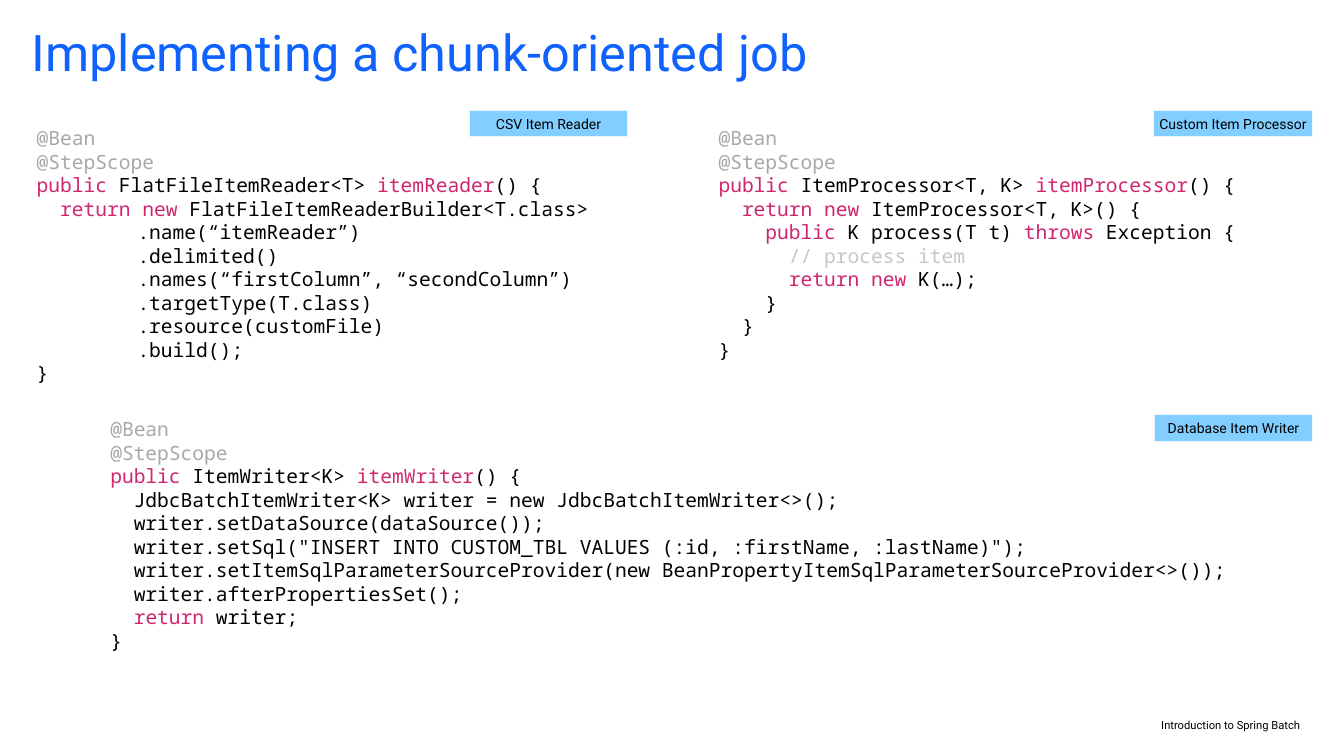
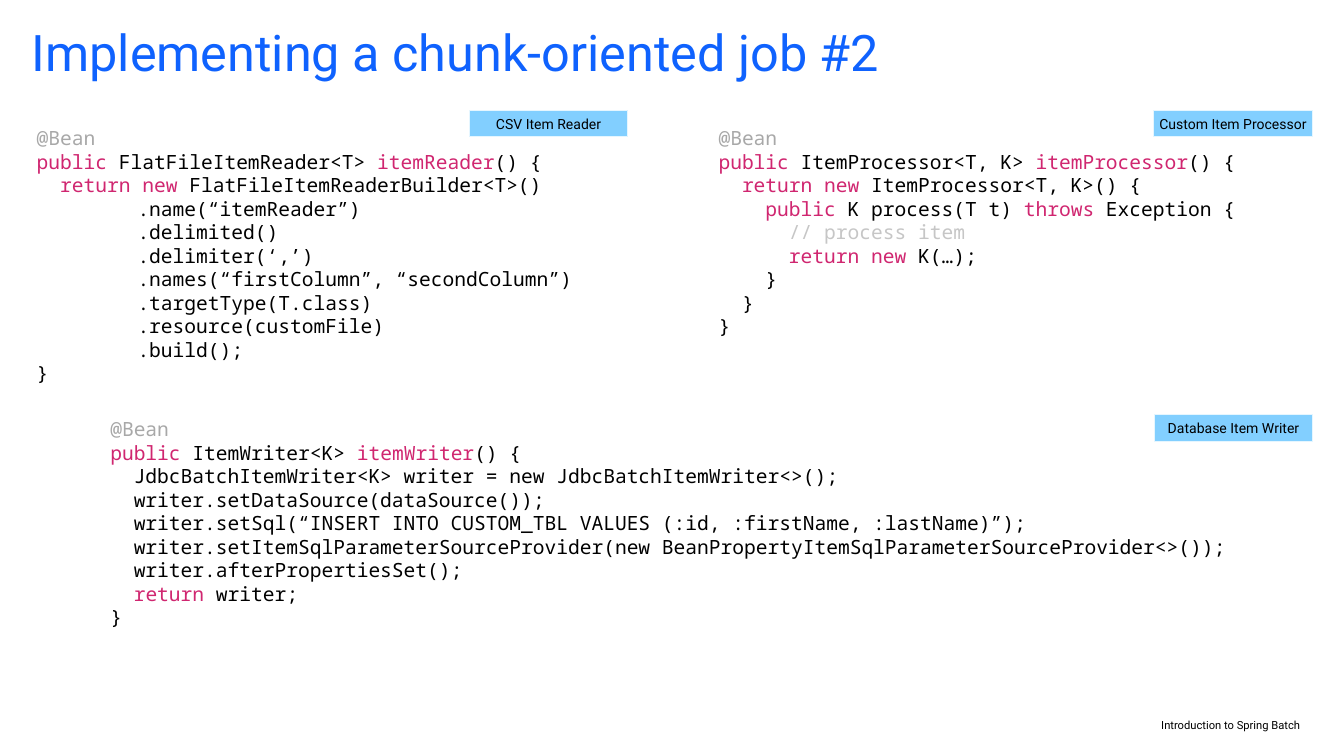
Before and after one commit to mateasmario/docs, a slide deck: slide 13 of Introduction to Spring Batch.pptx (slide 12 before the commit). Drawn at 1344x756 pixels with LibreOffice and Linux fonts; fonts in the diff are those of the drawing; background and template pictures are left out. Boxes give left, top, right and bottom in pixels: in the first picture for what was removed or moved away, otherwise in the second. Text is boxed around its words. In the diff, an @@ line names an element or a change of style, - is before the commit and + after.

```diff
--- a/Introduction to Spring Batch.pptx
+++ b/Introduction to Spring Batch.pptx
@@ title at <box>32,33,879,82</box>: text changed @@
-Implementing a chunk-oriented job
+Implementing a chunk-oriented job #2
@@ text at <box>37,155,154,174</box>: paragraph removed @@
-@StepScope
@@ text at <box>60,177,541,195</box>: text changed @@
-return new FlatFileItemReaderBuilder<T.class>
+return new FlatFileItemReaderBuilder<T>()
@@ text at <box>719,155,836,174</box>: paragraph removed @@
-@StepScope
@@ text at <box>138,248,314,266</box>: paragraph added @@
+.delimiter(‘,’)
@@ text at <box>110,446,227,465</box>: paragraph removed @@
-@StepScope
@@ text at <box>134,515,1026,535</box>: text changed @@
-writer.setSql("INSERT INTO CUSTOM_TBL VALUES (:id, :firstName, :lastName)");
+writer.setSql(“INSERT INTO CUSTOM_TBL VALUES (:id, :firstName, :lastName)”);
```
Also in this commit, not shown: 4 other slides changed, 6 slides added, 2 slides removed.
